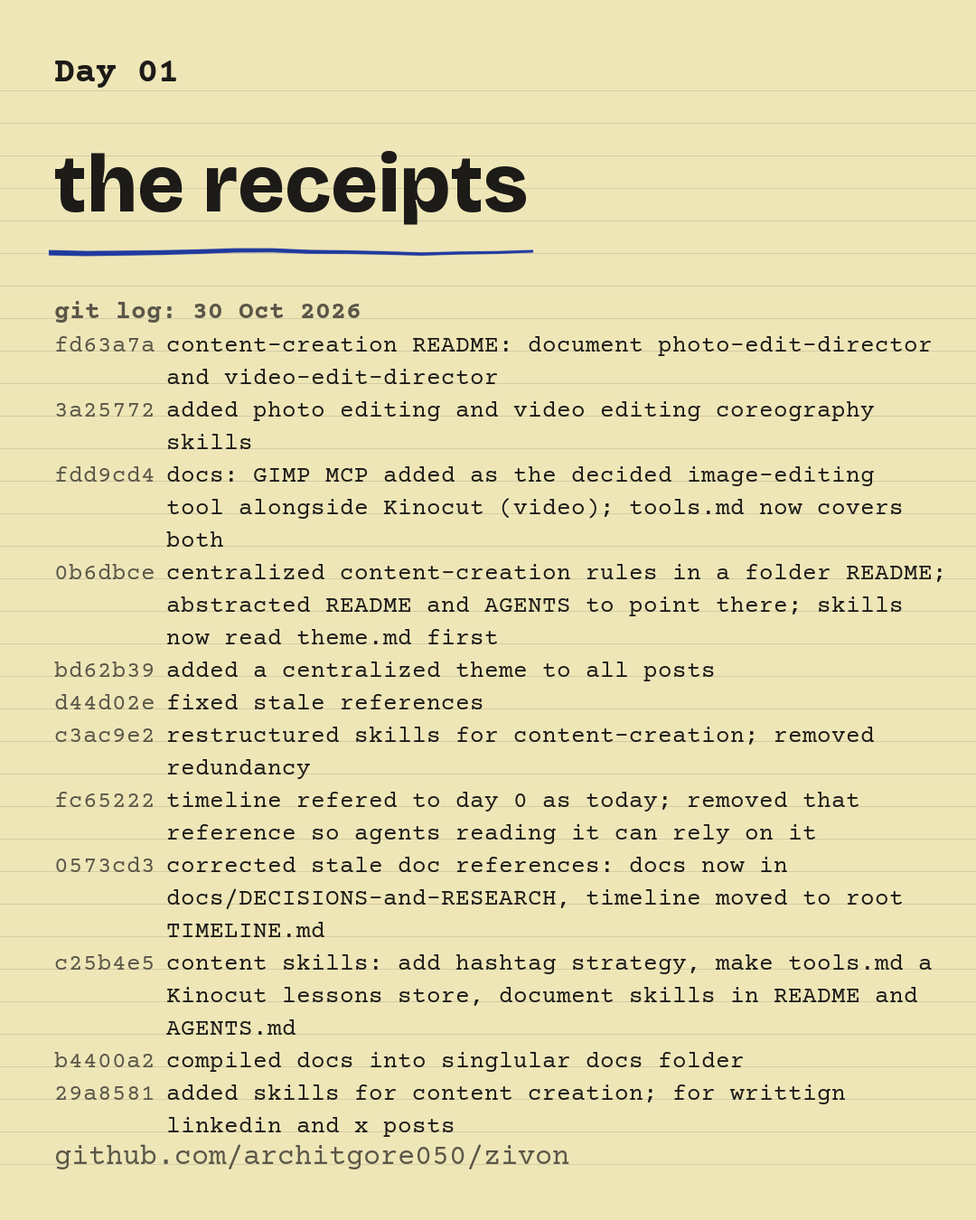
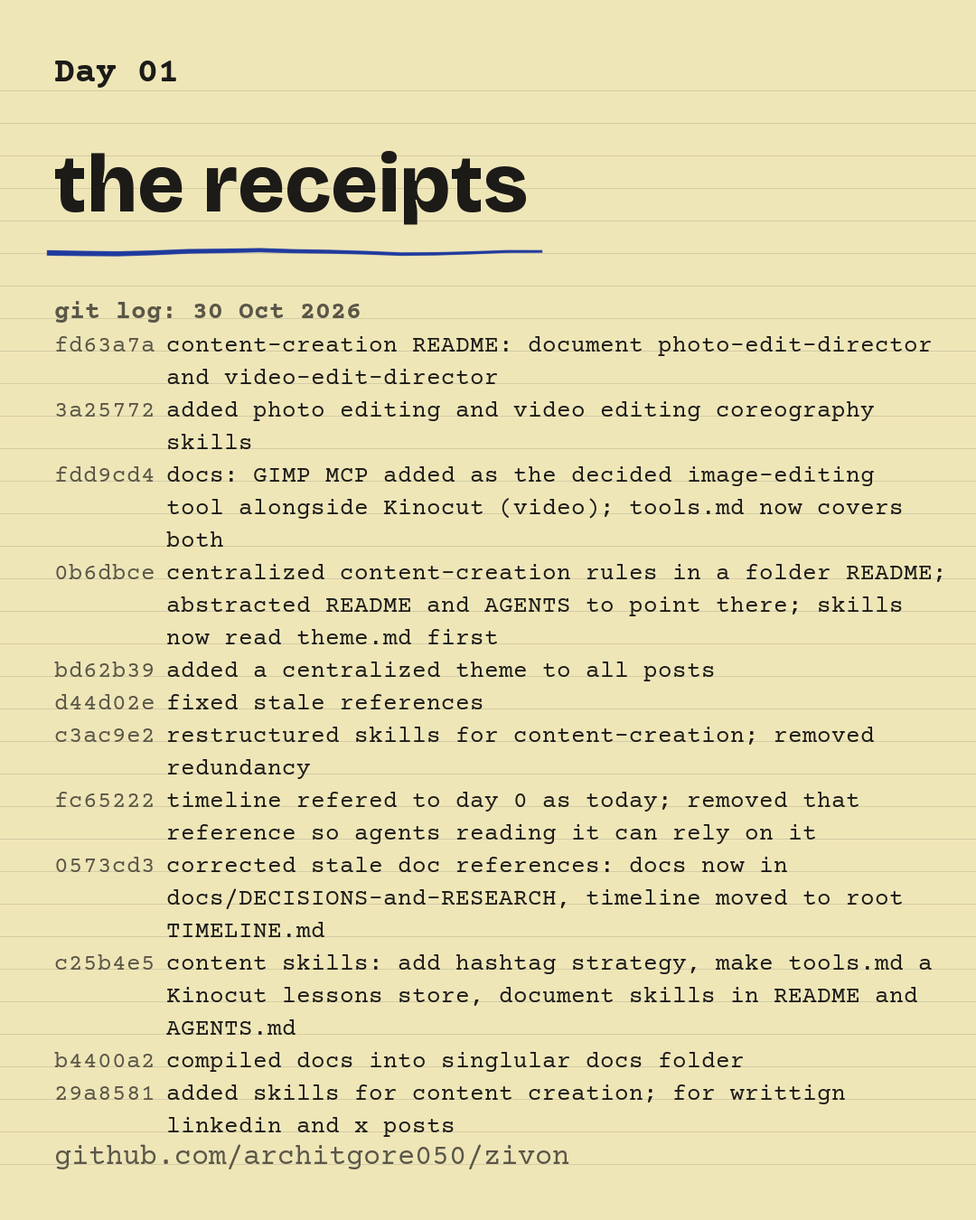
Revision of a layered 976×1220 image; what changed, layer by layer:
painted on "pen-annotations" over [46, 247, 544, 258]
